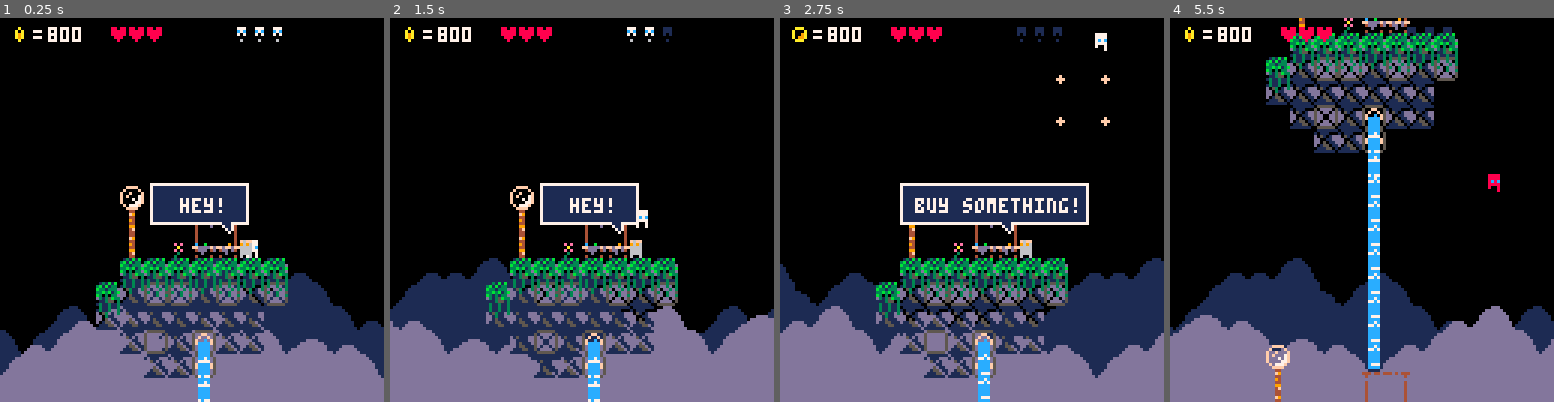
Above: before the commit, frames 1-4 (left to right).
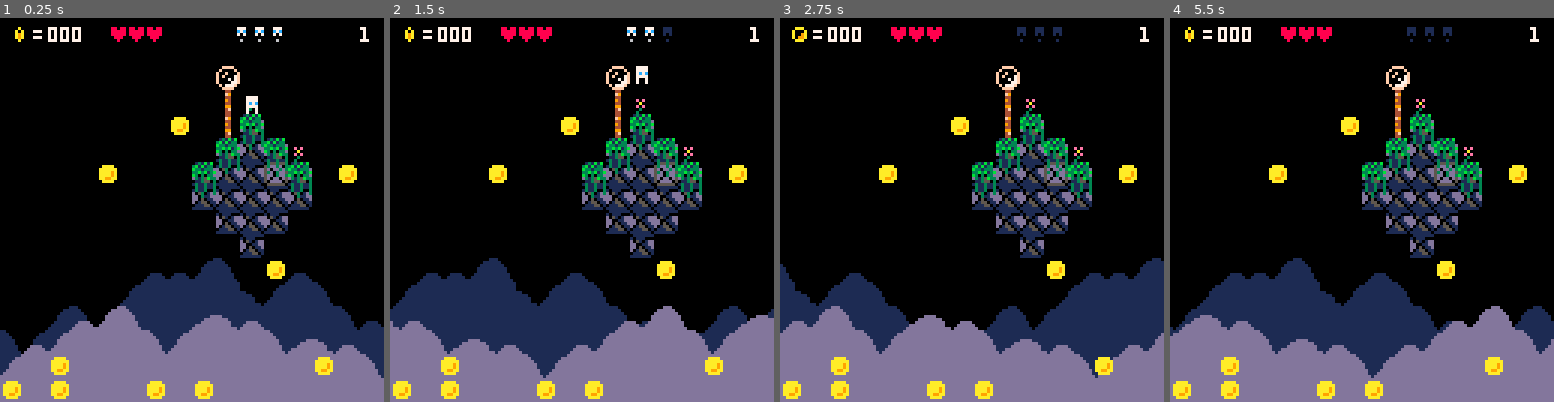
Above: after the commit, the same moments.

Repository: rdelos747/pico8
Game: PICO-8 cartridge jumper.p8
Two runs of this game, one before a commit and one after it. Both use one fixed random seed, a clock stepped at 60 frames per second and the inputs below.
Inputs:
- Up to frame 1 (0.25 s): no input
- Up to frame 2 (1.5 s): tap X (X key) at 0.33, 1.07 s; tap O (Z key) at 0.7 s
- Up to frame 3 (2.75 s): hold Right 1.6-2.1 s; tap O (Z key) at 1.7, 2.1, 2.5 s; tap X (X key) at 1.85 s; hold Right from 2.47 s (still down)
- Up to frame 4 (5.5 s): tap O (Z key) every 0.4 s from 2.9 to 5.3 s; tap X (X key) at 2.97, 4.08, 5.2 s; release Right at 3.03 s; hold Left 3.08-3.58 s; hold Right 4.02-4.68 s; hold Left from 5.08 s (still down)

The runs differ from the first frame. In frame 1, 18% of the frame differs, in the area x 0-97%, y 2-100%; in frame 2, 18%; in frame 3, 20%; in frame 4, 19%.

Commit message:
Fri Jul 12 22:43:50 EDT 2019

Diff:
--- a/jumper.p8
+++ b/jumper.p8
@@ -13,6 +13,9 @@
 - show number jumps in hud
 - touching enemy decreases heart
 			and jump num
+- eat flowers to gain health?
+- - or, just place hearts in hard
+					areas?
 ]]--
 
 -- ==========
@@ -108,19 +111,21 @@
 	--vars
 	last_level=nil
 	l_type="norm"
+	l_num=1
 	scroll=0
 	l_tm=0
 	sprinkles={}
 	bullets={}
 	price_lvls={1,1,1,1}
+	shop={x=78,y=200}
 	--functions
 	init_parallax()
-	//init_level()
+	init_level()
 
 	//temp
-	init_shop()
-	shop.y=72
-	scroll=0
+	//init_shop()
+	//shop.y=72
+	//scroll=0
 	//temp
 
 	init_player()
@@ -182,6 +187,7 @@
 	draw_hud_coins()
 	draw_hud_hp()
 	draw_hud_jump()
+	print(l_num,120,3,7)
 end
 
 function draw_hud_coins()
@@ -208,6 +214,8 @@
 end
 
 function draw_hud_jump()
+	rectfill(78,2,
+		70+(8*pp.jump_max),8,0)
 	for i=1,pp.jump_max do
 		if i>pp.jump then
 			pal(6,1)
@@ -237,7 +245,7 @@
 		jump_max=3,
 		dy=0,
 		can_die=false,
-		coin=800,
+		coin=0,
 		water=12,
 		water_max=12,
 		shoot=0,
@@ -478,11 +486,12 @@
 
 function init_scroll()
 	scroll=1
+	l_num+=1
 	for c in all(coins)do
 		del(coins,c)
 	end
 	last_level=copy_table(level)
-	if chance(100) then
+	if l_num%10==0 then
 		l_type="shop"
 		init_shop()
 	else
